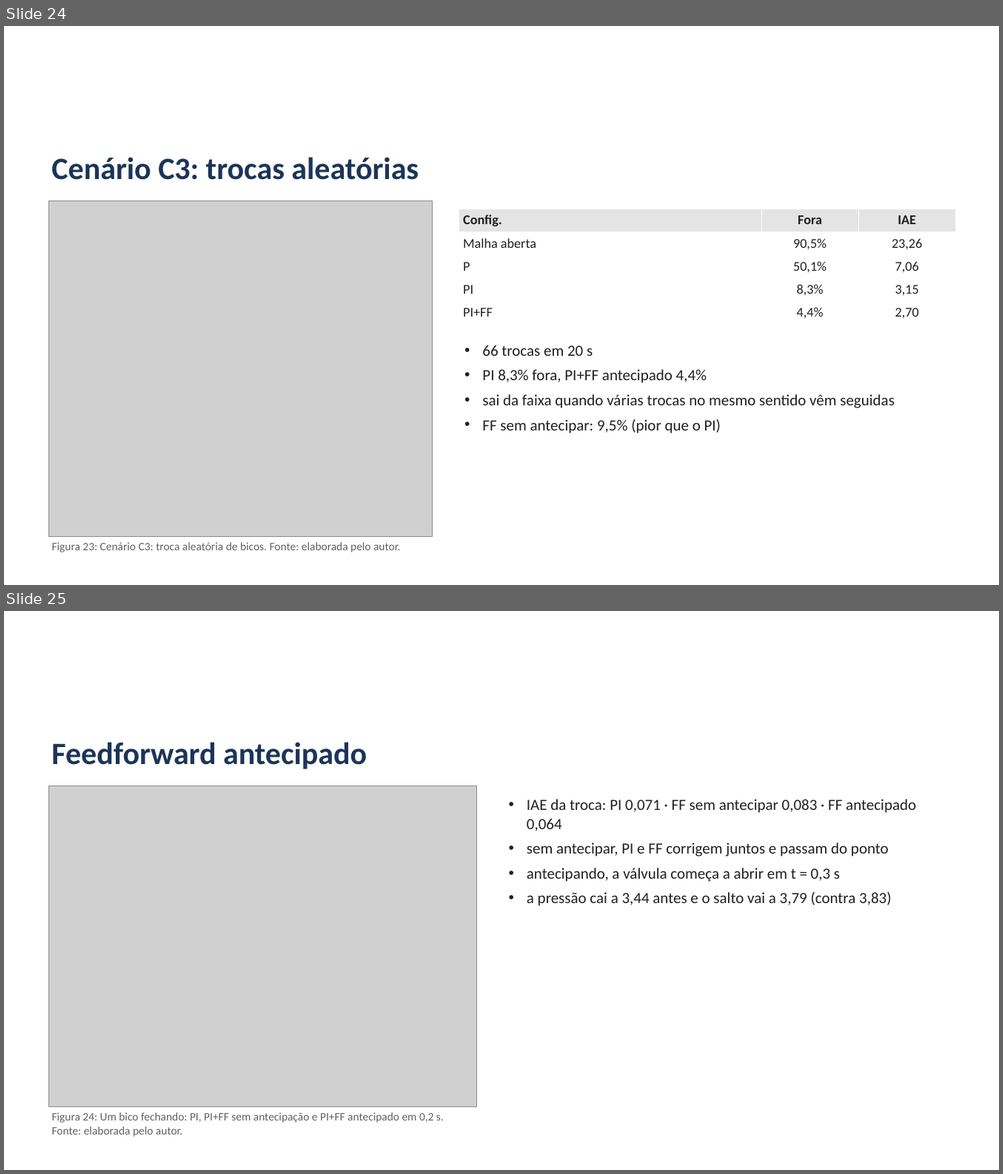
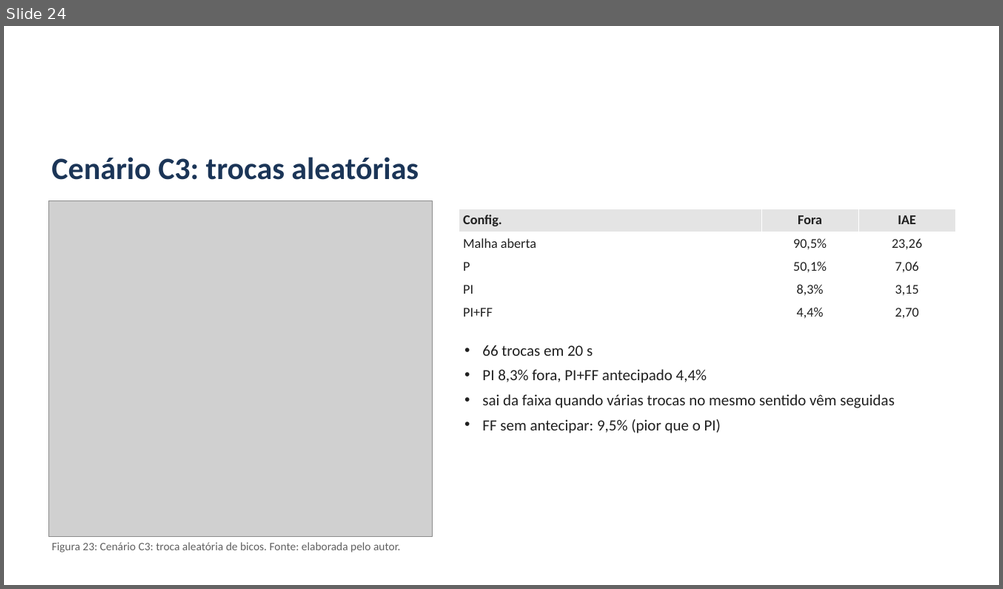
Before and after one commit to alexteroltismart/tcc, a slide deck: docs/Apresentacao_Banca_TCC_v25.pptx. Shown one above the other, each under a label of ours: slides 24 and 25 before the commit, slide 24 after it. The pictures are 1003x1174 and 1003x589 pixels, drawn with LibreOffice and Linux fonts; fonts in the diff are those of the drawing; grey boxes stand for pictures; background and template pictures are left out. Boxes give left, top, right and bottom in pixels: in the first picture for what was removed or moved away, otherwise in the second. Text is boxed around its words. In the diff, an @@ line names an element or a change of style, - is before the commit and + after.

```diff
--- a/docs/Apresentacao_Banca_TCC_v25.pptx
+++ b/docs/Apresentacao_Banca_TCC_v25.pptx
@@ slide 25 removed at box(4, 611, 999, 1170), background picture (left out) @@
@@ text removed at box(51, 742, 367, 769) @@
-Feedforward antecipado
@@ picture removed at box(48, 786, 476, 1107) @@
@@ text removed at box(526, 799, 916, 906) @@
-• IAE da troca: PI 0,071 · FF sem antecipar 0,083 · FF antecipado 0,064
-• sem antecipar, PI e FF corrigem juntos e passam do ponto
-• antecipando, a válvula começa a abrir em t = 0,3 s
-• a pressão cai a 3,44 antes e o salto vai a 3,79 (contra 3,83)
@@ text removed at box(52, 1113, 444, 1137) @@
-Figura 24: Um bico fechando: PI, PI+FF sem antecipação e PI+FF antecipado em 0,2 s. Fonte: elaborada pelo autor.
```
Also in this commit, not shown: 4 slides changed, 1 other slide removed, 6 other files.
